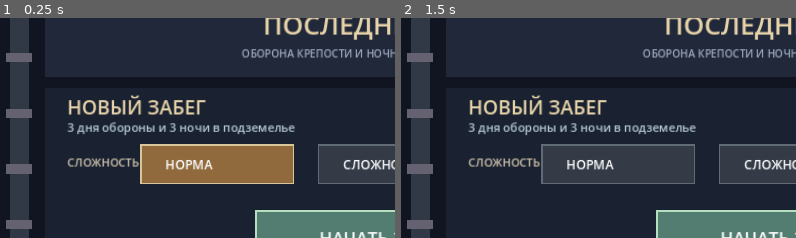
Above: before the commit, frames 1-2 (left to right).
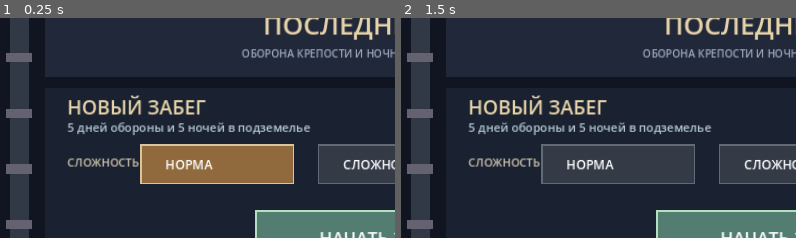
Above: after the commit, the same moments.

Repository: DoctorStrangeSH/Last-Ritual
Game: Godot game, scene res://scenes/run_loop.tscn
The game is run twice, just before and just after one commit, with the same random seed, the same clock (stepped at 60 frames per second) and the same inputs.
Inputs (mouse positions are % of the whole screen's width and height, from its top left):
- Up to frame 1 (0.25 s): no input
- Up to frame 2 (1.5 s): tap Enter at 0.5 s; move the mouse to (72, 45) at 0.52 s; hold Right (ui_right) 0.53-1.28 s; tap H at 0.6 s; click (72, 45) at 0.67 s; tap Space at 0.77, 1.25 s; move the mouse to (30, 55) at 1.27 s; hold Down (ui_down) from 1.28 s (still down); tap E at 1.35 s
The pictures show only the part of the screen within x 0-50%, y 8-58%; the shares and areas given below are measured in that part.

The runs differ from the first frame. In frame 1, 1.4% of the frame differs, in the area x 17-79%, y 47-54%; in frame 2, 1.4%.

Commit message:
feat(td): extend siege campaign to five distinct days

Diff:
--- a/scripts/run_loop.gd
+++ b/scripts/run_loop.gd
@@ -10,6 +10,8 @@
 var phase := "hub" # hub, day, transition, night, reward, victory, defeat
 var transition_time := 0.0
 const TRANSITION_DURATION := 1.25
+const CAMPAIGN_DAYS := 5
+const CAMPAIGN_PHASES := CAMPAIGN_DAYS * 2
 var phase_count := 0
 var difficulty := 0 # 0 normal, 1 hard, 2 nightmare
 const DIFFICULTY_NAMES := ["НОРМА", "СЛОЖНО", "КОШМАР"]
@@ -98,7 +100,7 @@
     active_game.difficulty = difficulty
     add_child(active_game)
     if kind == "day":
-        active_game.siege_day = mini(3, int(phase_count / 2) + 1)
+        active_game.siege_day = mini(CAMPAIGN_DAYS, int(phase_count / 2) + 1)
         active_game.set_fortress_map_seed(fortress_map_seed)
         if not fortress_state.is_empty():
             active_game.import_fortress_state(fortress_state)
@@ -154,7 +156,7 @@
         meta.record_phase_clear()
         meta.award(1 + difficulty)
         phase_count += 1
-        if phase_count >= 6:
+        if phase_count >= CAMPAIGN_PHASES:
             phase = "victory"
             meta.record_result(true)
         elif expected_phase() == "night":
@@ -297,7 +299,7 @@
             draw_string(ThemeDB.fallback_font, Vector2(810, 118), "ГРОМКОСТЬ %d%%" % roundi(audio_volume * 100.0), HORIZONTAL_ALIGNMENT_LEFT, -1, 14, Color("#e7d3a8"))
             draw_rect(Rect2(72, 160, 1008, 299), Color("#1a2232"))
             draw_string(ThemeDB.fallback_font, Vector2(104, 198), "НОВЫЙ ЗАБЕГ", HORIZONTAL_ALIGNMENT_LEFT, -1, 28, Color("#e7d3a8"))
-            draw_string(ThemeDB.fallback_font, Vector2(104, 223), "3 дня обороны и 3 ночи в подземелье", HORIZONTAL_ALIGNMENT_LEFT, -1, 17, Color("#b5c9d3"))
+            draw_string(ThemeDB.fallback_font, Vector2(104, 223), "%d дней обороны и %d ночей в подземелье" % [CAMPAIGN_DAYS, CAMPAIGN_DAYS], HORIZONTAL_ALIGNMENT_LEFT, -1, 17, Color("#b5c9d3"))
             draw_string(ThemeDB.fallback_font, Vector2(104, 273), "СЛОЖНОСТЬ", HORIZONTAL_ALIGNMENT_LEFT, -1, 16, Color("#d3c6ad"))
             for i in range(DIFFICULTY_BUTTONS.size()):
                 draw_rect(DIFFICULTY_BUTTONS[i], Color("#906a3d") if difficulty == i else Color("#343b47"))
